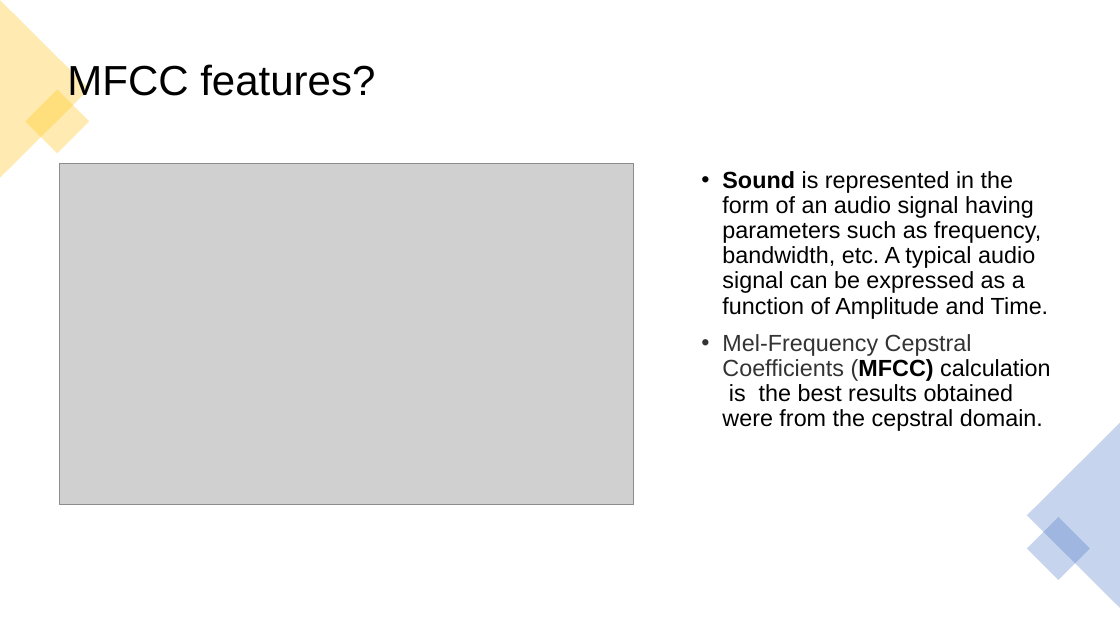
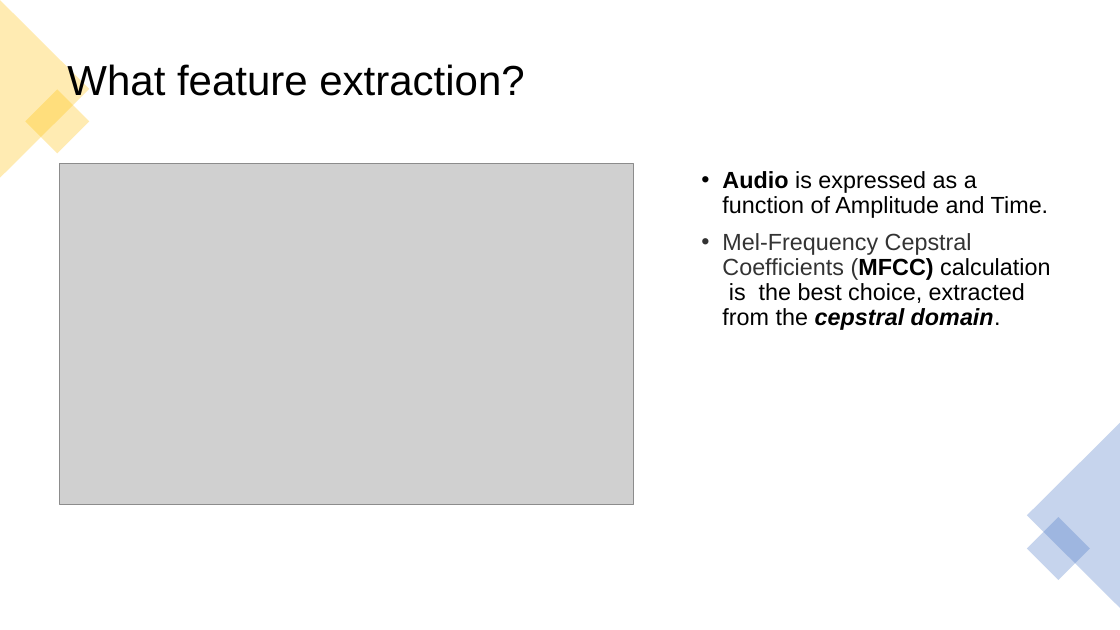
Before and after one commit to alo360/MusicClassification, a slide deck: slide 2 of MusicClasiffication.pptx. Drawn at 1120x630 pixels with LibreOffice and Linux fonts; fonts in the diff are those of the drawing; grey boxes stand for pictures. Boxes give left, top, right and bottom in pixels: in the first picture for what was removed or moved away, otherwise in the second. Text is boxed around its words. In the diff, an @@ line names an element or a change of style, - is before the commit and + after.

```diff
--- a/MusicClasiffication.pptx
+++ b/MusicClasiffication.pptx
@@ title at [67,64,524,103]: text changed @@
-MFCC features?
+What feature extraction?
@@ text at [722,171,1050,330]: text changed @@
-• Sound is represented in the form of an audio signal having parameters such as frequency, bandwidth, etc. A typical audio signal can be expressed as a function of Amplitude and Time.
-• Mel-Frequency Cepstral Coefficients (MFCC) calculation is the best results obtained were from the cepstral domain.
+• Audio is expressed as a function of Amplitude and Time.
+• Mel-Frequency Cepstral Coefficients (MFCC) calculation is the best choice, extracted from the cepstral domain.
```
Also in this commit, not shown: 4 other slides changed.
